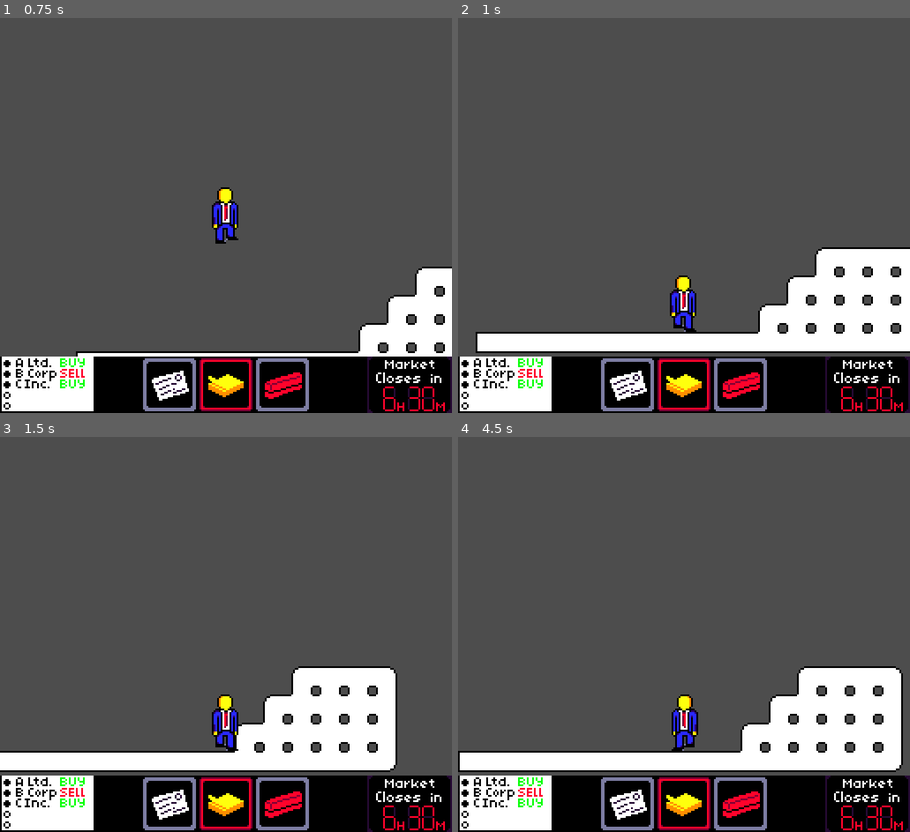
Above: before the commit, frames 1-4 (two rows, left to right).
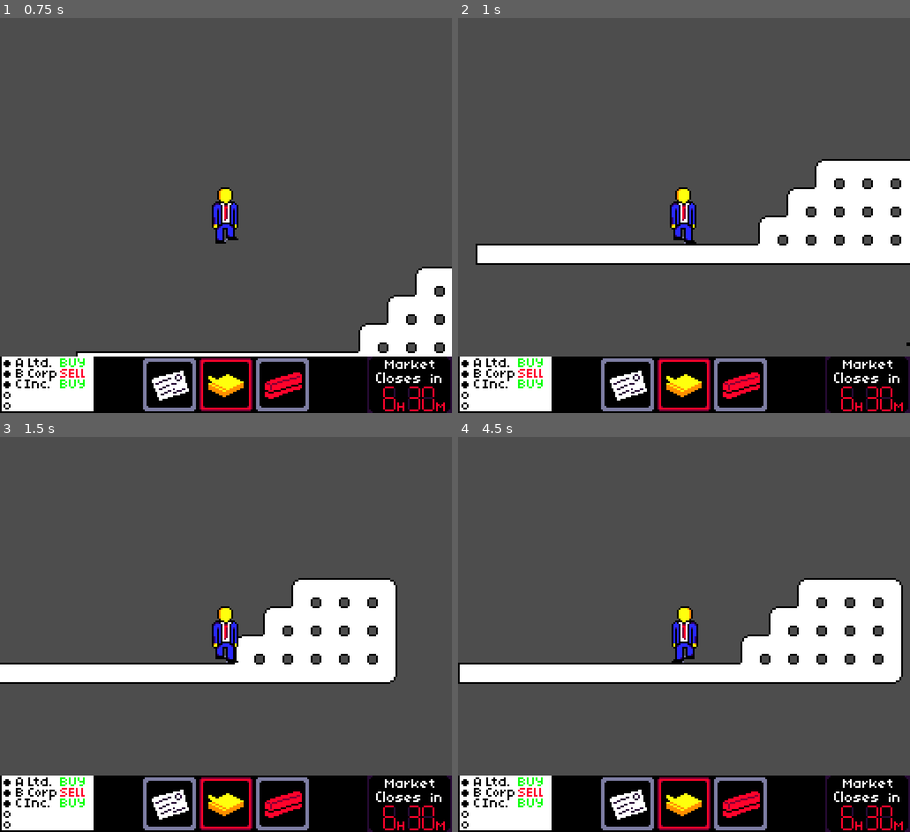
Above: after the commit, the same moments.

Repository: Team-Skeejy/lospec2
Game: Godot game, scene res://scenes/splash_screen.tscn
The game is run twice, just before and just after one commit, with the same random seed, the same clock (stepped at 60 frames per second) and the same inputs.
Inputs:
- Up to frame 1 (0.75 s): tap Enter (Select) at 0.5 s; hold D (Right) from 0.53 s (still down); hold Space (A) from 0.53 s (still down)
- Up to frame 2 (1 s): keep holding D (Right); keep holding Space (A); tap W (Up) at 0.77 s
- Up to frame 3 (1.5 s): keep holding D (Right); release Space (A) at 1.28 s; tap Alt (B) at 1.35 s
- Up to frame 4 (4.5 s): tap W (Up) at 1.52, 3.02, 3.77 s; tap Escape (Start) at 2, 3.5 s; release D (Right) at 2.03 s; hold A (Left) 2.03-2.78 s; hold Enter (Select) 2.03-2.78 s; hold D (Right) 2.78-4.28 s; tap Space (A) at 2.85 s; hold Alt (B) 3.53-4.28 s; hold A (Left) from 4.28 s (still down); tap Enter (Select) at 4.35 s

Frame 1 is identical in both runs. In frame 2, 21% of the frame differs, in the area x 3-100%, y 35-85%; in frame 3, 21%; in frame 4, 22%, in the area x 0-99%, y 35-85%.

Commit message:
removed camera limit

Diff:
--- a/scenes/player.tscn
+++ b/scenes/player.tscn
@@ -68,7 +68,6 @@
 shape = SubResource("RectangleShape2D_rmf5r")
 
 [node name="Camera2D" type="Camera2D" parent="."]
-limit_bottom = 32
 limit_smoothed = true
 
 [node name="CanvasLayer" type="CanvasLayer" parent="Camera2D"]
